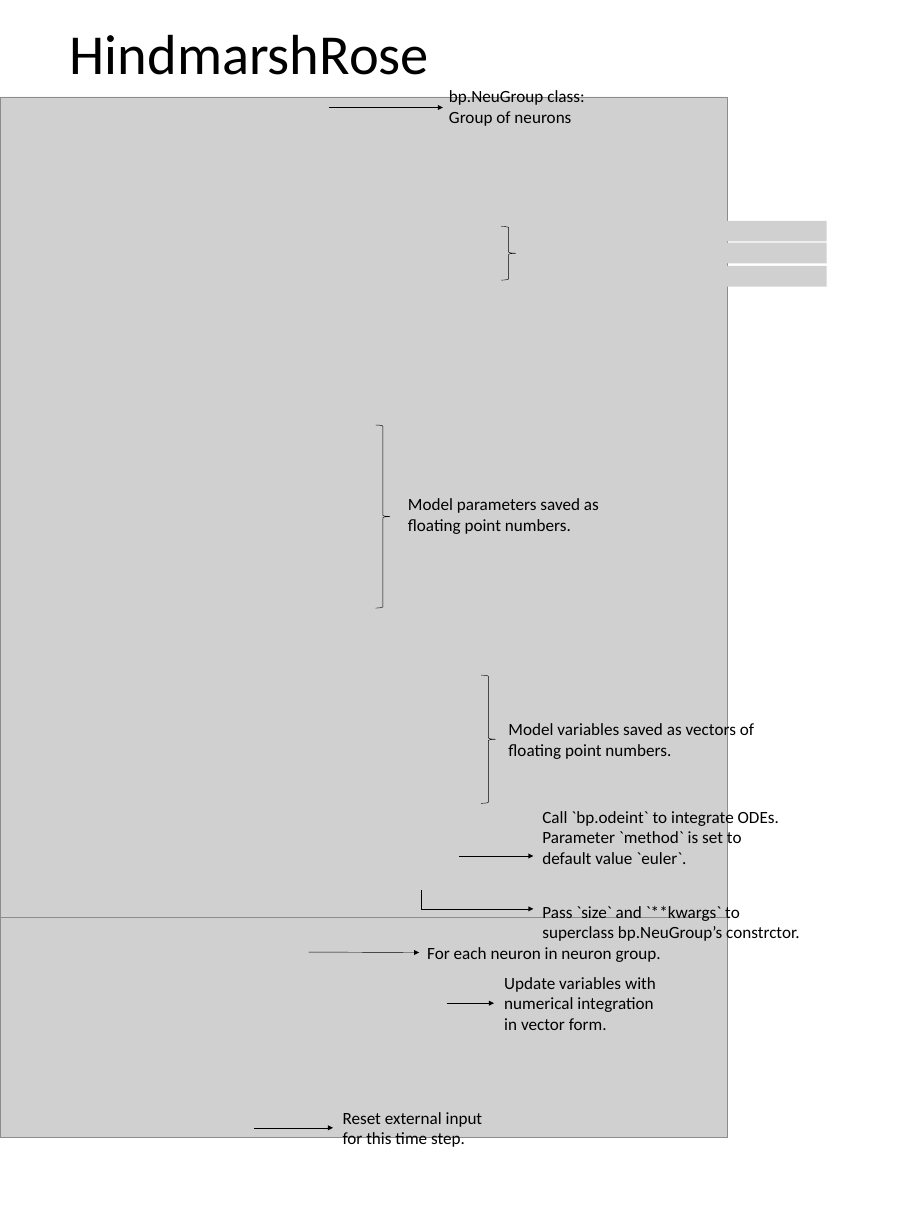
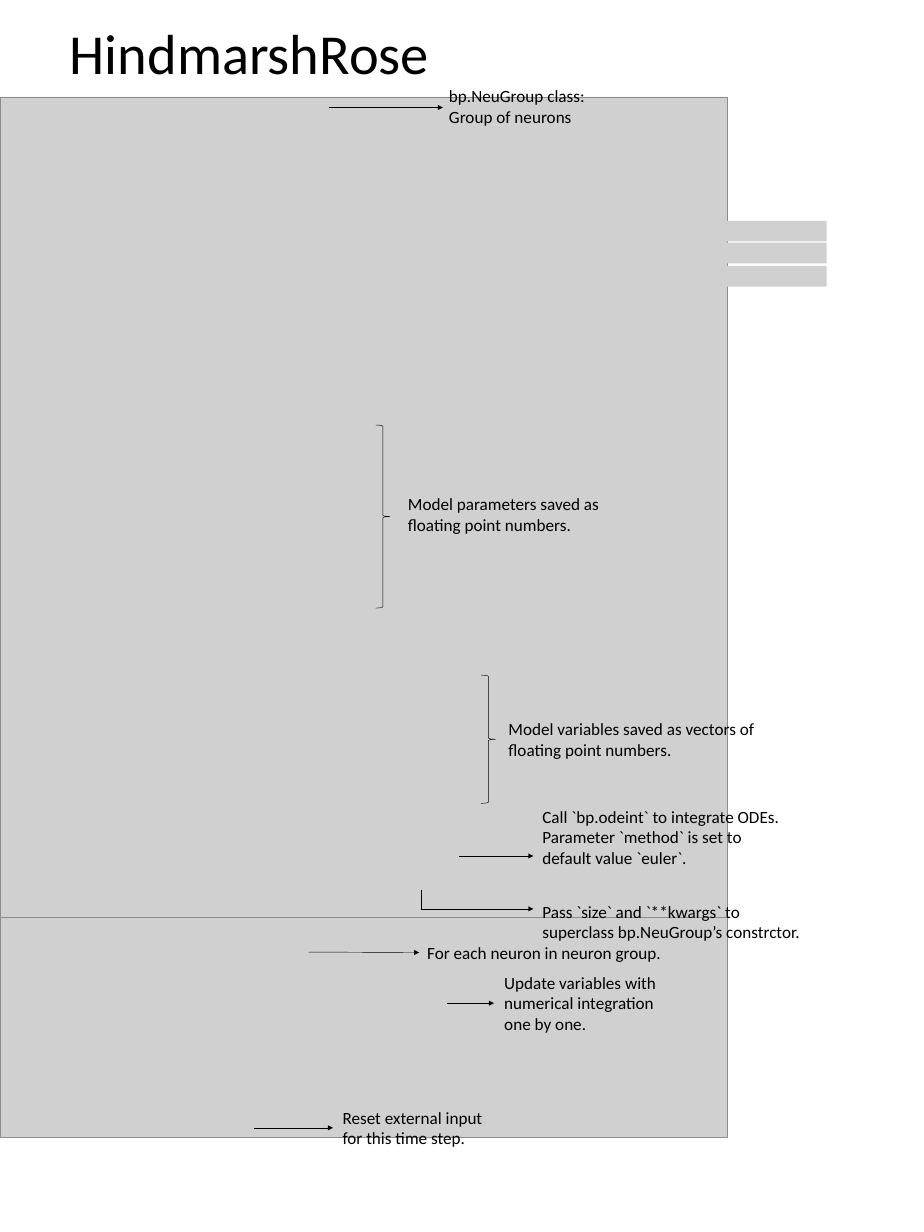
Before and after one commit to quanpeng0/BrainModels, a slide deck: slide 10 of docs/brainpy_handbook/ppt/neus.pptx. Drawn at 924x1232 pixels with LibreOffice and Linux fonts; fonts in the diff are those of the drawing; grey boxes stand for pictures. Boxes give left, top, right and bottom in pixels: in the first picture for what was removed or moved away, otherwise in the second. Text is boxed around its words. In the diff, an @@ line names an element or a change of style, - is before the commit and + after.

Commit message:
Modify typo and bugs in ppt

```diff
--- a/docs/brainpy_handbook/ppt/neus.pptx
+++ b/docs/brainpy_handbook/ppt/neus.pptx
@@ right brace removed at (x1=501, y1=227, x2=516, y2=280) @@
@@ text at (x1=504, y1=1018, x2=586, y2=1033): text changed @@
-in vector form.
+one by one.
```
Also in this commit, not shown: 3 other slides changed, 19 other files.
